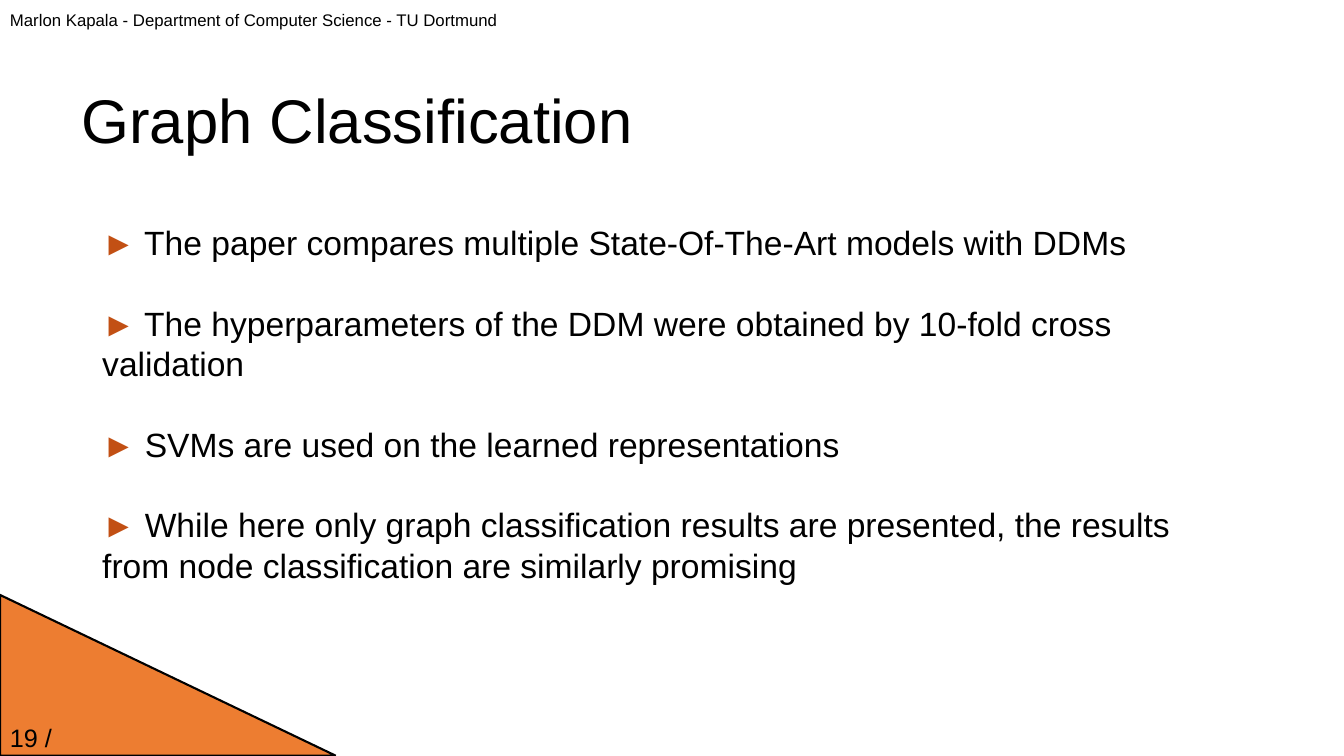
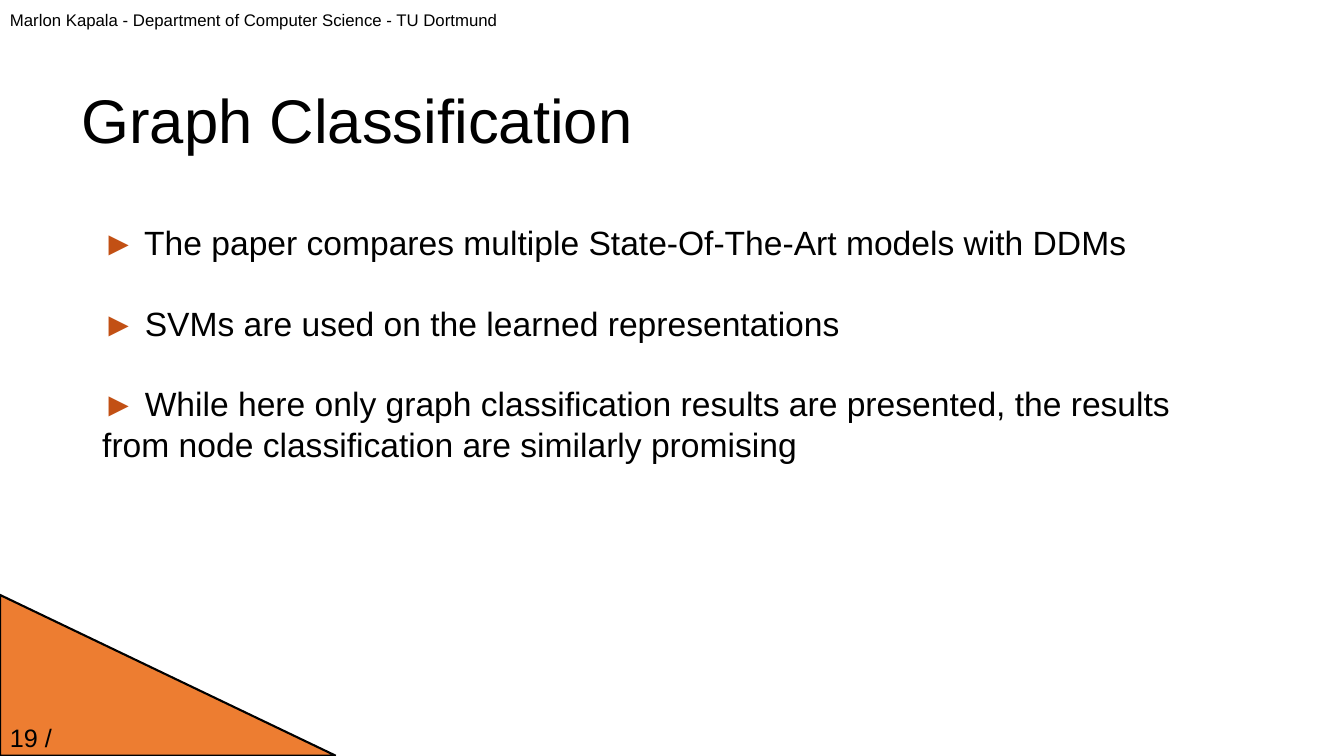
Before and after one commit to JavaLangMarlon/ddm-proseminar-tu-dortmund, a slide deck: slide 19 of presentation.pptx. Drawn at 1344x756 pixels with LibreOffice and Linux fonts; fonts in the diff are those of the drawing; background and template pictures are left out. Boxes give left, top, right and bottom in pixels: in the first picture for what was removed or moved away, otherwise in the second. Text is boxed around its words. In the diff, an @@ line names an element or a change of style, - is before the commit and + after.

```diff
--- a/presentation.pptx
+++ b/presentation.pptx
@@ text at (102,311,1111,377): paragraph removed @@
-► The hyperparameters of the DDM were obtained by 10-fold cross validation
```
Also in this commit, not shown: 2 other slides changed, 1 other file.
